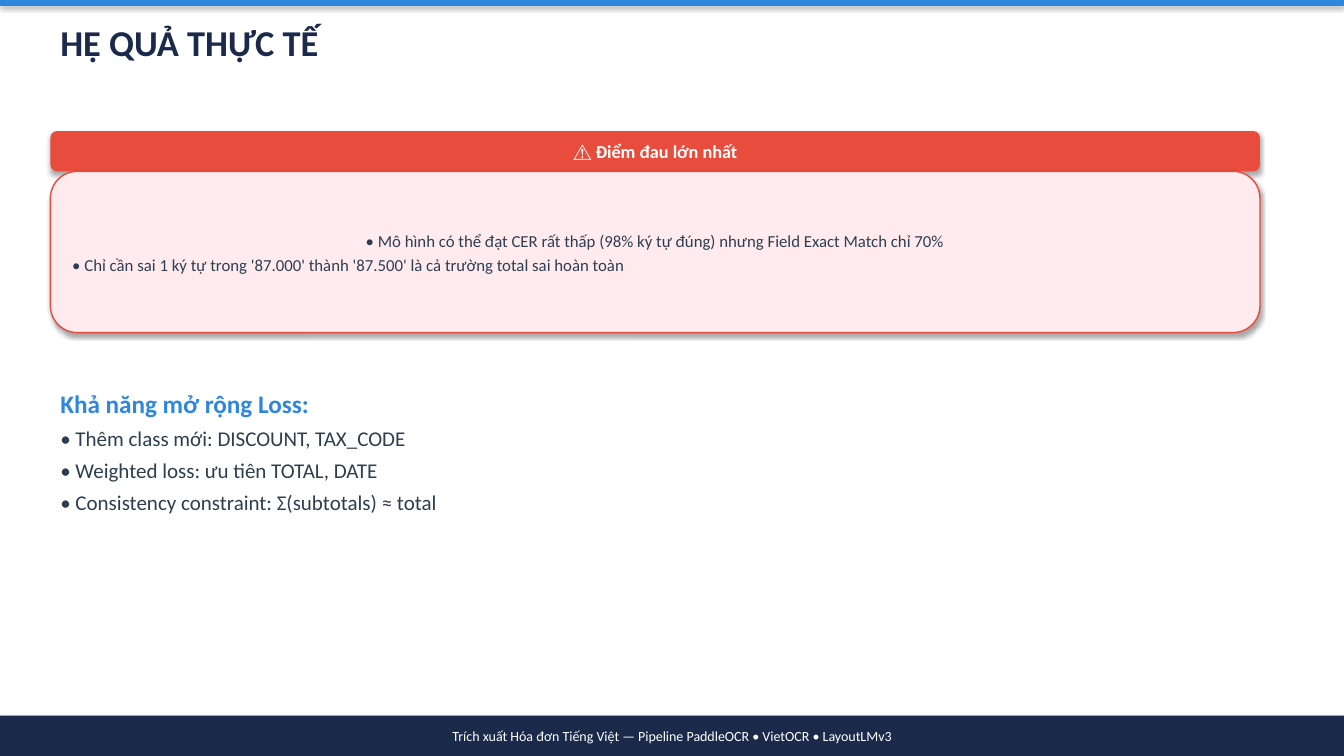
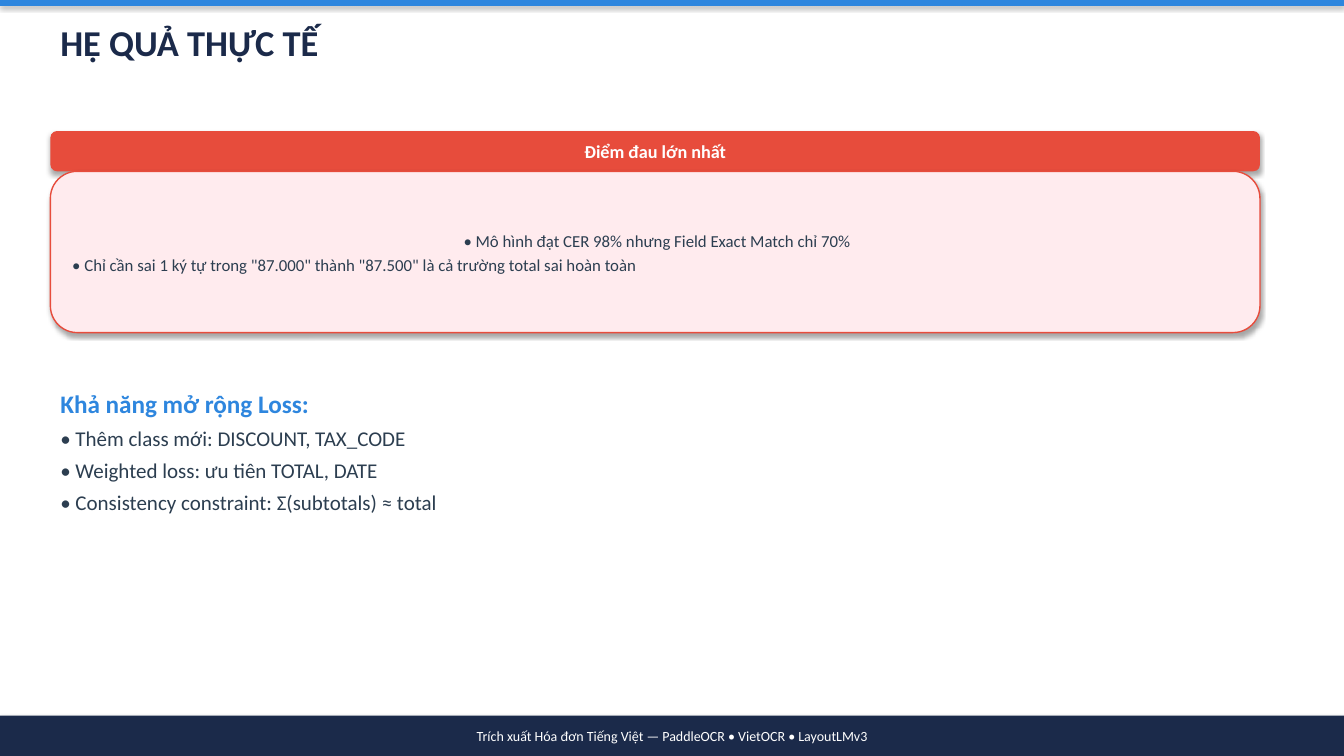
Before and after one commit to simasangggg/smartvn-report, a slide deck: slide 17 of slides/OCR-Presentation.pptx (slide 23 before the commit). Drawn at 1344x756 pixels with LibreOffice and Linux fonts; fonts in the diff are those of the drawing. Boxes give left, top, right and bottom in pixels: in the first picture for what was removed or moved away, otherwise in the second. Text is boxed around its words. In the diff, an @@ line names an element or a change of style, - is before the commit and + after.

Commit message:
refactor: OCR PPTX 21 slides với hình minh họa
- Giảm 29 → 21 slides (bỏ section dividers)
- Thêm 5 hình minh họa: Pipeline, Three-tiers, DB algorithm, VietOCR attention, LayoutLMv3
- Nội dung đầy đủ 8 phần như file PDF gốc

```diff
--- a/slides/OCR-Presentation.pptx
+++ b/slides/OCR-Presentation.pptx
@@ text in rounded rectangle at [584,143,726,158]: text changed @@
-⚠ Điểm đau lớn nhất
+Điểm đau lớn nhất
@@ text in rounded rectangle at [84,235,850,274]: text changed @@
-• Mô hình có thể đạt CER rất thấp (98% ký tự đúng) nhưng Field Exact Match chỉ 70%
-• Chỉ cần sai 1 ký tự trong '87.000' thành '87.500' là cả trường total sai hoàn toàn
+• Mô hình đạt CER 98% nhưng Field Exact Match chỉ 70%
+• Chỉ cần sai 1 ký tự trong "87.000" thành "87.500" là cả trường total sai hoàn toàn
@@ text in rectangle at [477,730,867,744]: text changed @@
-Trích xuất Hóa đơn Tiếng Việt — Pipeline PaddleOCR • VietOCR • LayoutLMv3
+Trích xuất Hóa đơn Tiếng Việt — PaddleOCR • VietOCR • LayoutLMv3
```
Also in this commit, not shown: 20 other slides changed, 8 slides removed, 6 other files.
